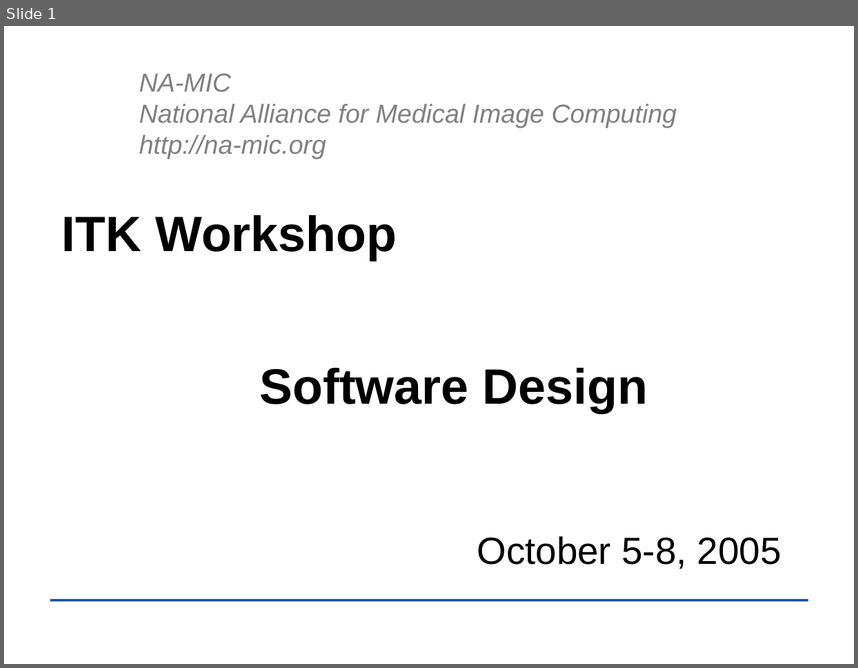
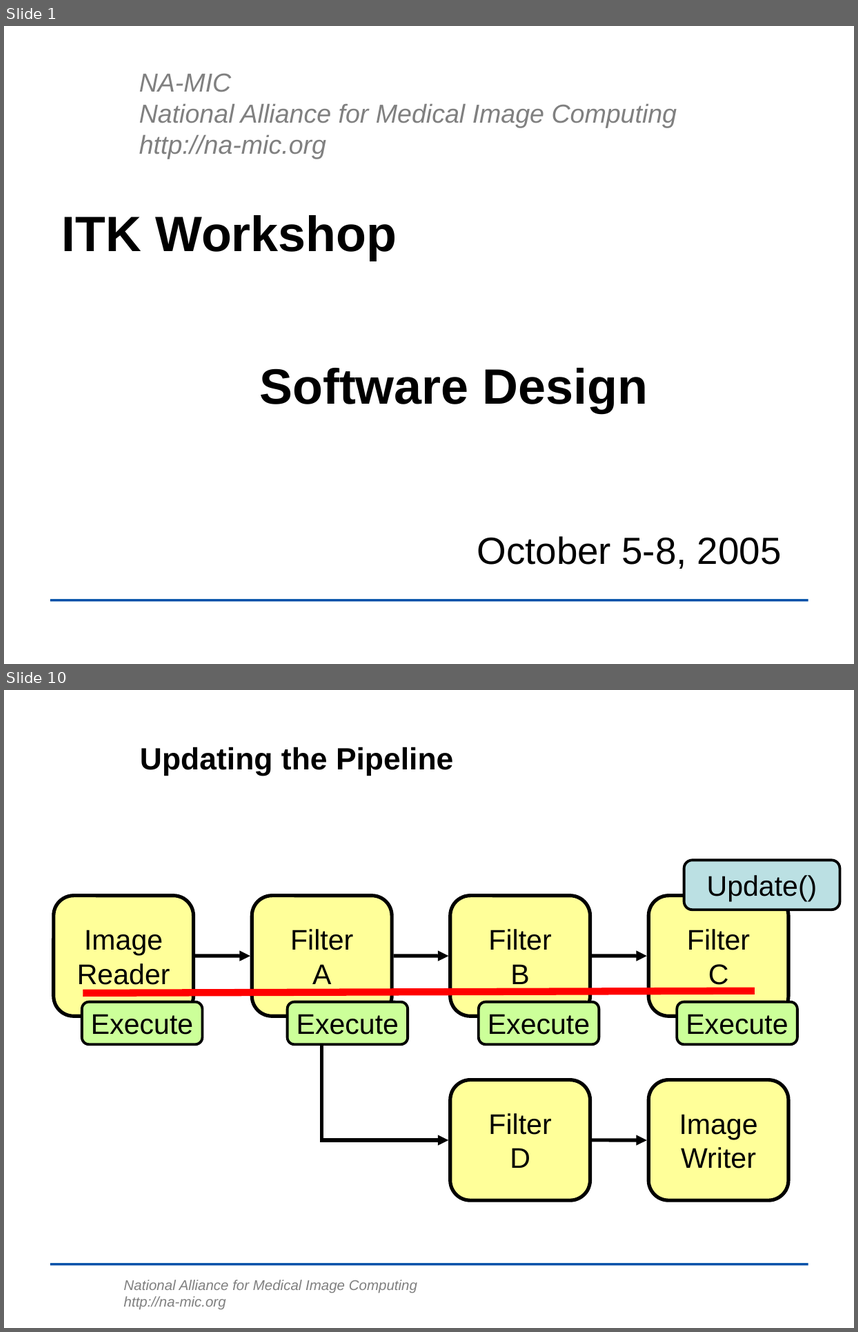
Before and after one commit to lheckemann/namic-sandbox, a slide deck: ITKAdvancedCourse/doc/presentations/DesignPatterns.ppt. Shown one above the other, each under a label of ours: slide 1 before the commit, slides 1 and 10 after it; the slides between them are not shown. The pictures are 858x668 and 858x1332 pixels, drawn with LibreOffice and Linux fonts; fonts in the diff are those of the drawing; background and template pictures are left out. Boxes give left, top, right and bottom in pixels: in the first picture for what was removed or moved away, otherwise in the second. Text is boxed around its words. In the diff, an @@ line names an element or a change of style, - is before the commit and + after.

Commit message:
ENH: Added description of the pipeline, pervasive pipelining and Decorator.

```diff
--- a/ITKAdvancedCourse/doc/presentations/DesignPatterns.ppt
+++ b/ITKAdvancedCourse/doc/presentations/DesignPatterns.ppt
@@ slide 10 added at <box>4,690,854,1328</box>, background #FFFFFF; not listed: 1 template element that a slide beside it also shows @@
@@ title added at <box>140,747,453,776</box>, 26 pt, text #000000, bold @@
+Updating the Pipeline
@@ rounded rectangle added at <box>684,860,840,909</box>, fill #BBE0E3, outline #000000 2.24 pt, 24 pt, text #000000 @@
+Update()
@@ rounded rectangle added at <box>53,896,194,1016</box>, fill #FFFF99, outline #000000 3 pt, 24 pt, text #000000 @@
+Image
+Reader
@@ rounded rectangle added at <box>252,896,392,1016</box>, fill #FFFF99, outline #000000 3 pt, 24 pt, text #000000 @@
+Filter
+A
@@ rounded rectangle added at <box>450,896,590,1016</box>, fill #FFFF99, outline #000000 3 pt, 24 pt, text #000000 @@
+Filter
+B
@@ rounded rectangle added at <box>648,896,789,1016</box>, fill #FFFF99, outline #000000 3 pt, 24 pt, text #000000 @@
+Filter
+C
@@ arrow added from (195, 955) to (250, 956), #000000 3 pt @@
@@ arrow added from (393, 955) to (448, 956), #000000 3 pt @@
@@ arrow added from (593, 955) to (646, 956), #000000 3 pt @@
@@ freeform shape added at <box>83,991,755,994</box>, outline #FF0000 6.01 pt @@
@@ rounded rectangle added at <box>82,1002,203,1045</box>, fill #CCFF99, outline #000000 2.24 pt, 24 pt, text #000000 @@
+Execute
@@ rounded rectangle added at <box>287,1002,408,1045</box>, fill #CCFF99, outline #000000 2.24 pt, 24 pt, text #000000 @@
+Execute
@@ elbow arrow added from (322, 1017) to (448, 1140), #000000 3 pt @@
@@ rounded rectangle added at <box>478,1002,599,1045</box>, fill #CCFF99, outline #000000 2.24 pt, 24 pt, text #000000 @@
+Execute
@@ rounded rectangle added at <box>677,1002,798,1045</box>, fill #CCFF99, outline #000000 2.24 pt, 24 pt, text #000000 @@
+Execute
@@ rounded rectangle added at <box>450,1079,590,1200</box>, fill #FFFF99, outline #000000 3 pt, 24 pt, text #000000 @@
+Filter
+D
@@ rounded rectangle added at <box>648,1079,789,1200</box>, fill #FFFF99, outline #000000 3 pt, 24 pt, text #000000 @@
+Image
+Writer
@@ arrow added from (593, 1140) to (646, 1140), #000000 3 pt @@
@@ text added at <box>124,1279,417,1309</box>, 12 pt, text #808080, italic @@
+National Alliance for Medical Image Computing
+http://na-mic.org
```
Also in this commit, not shown: 1 slide changed, 20 other slides added.
